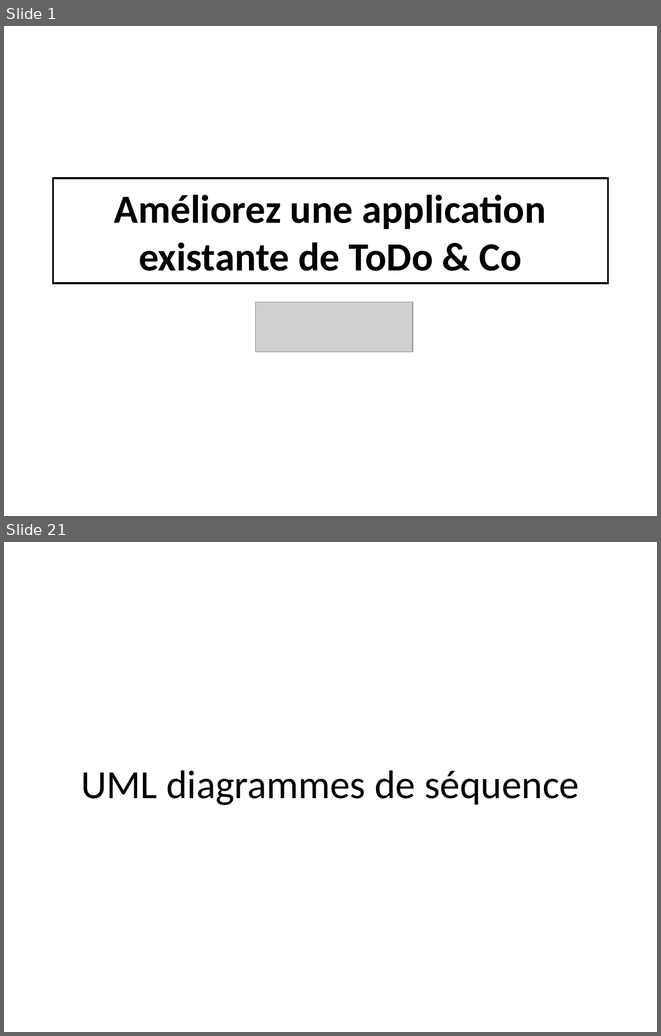
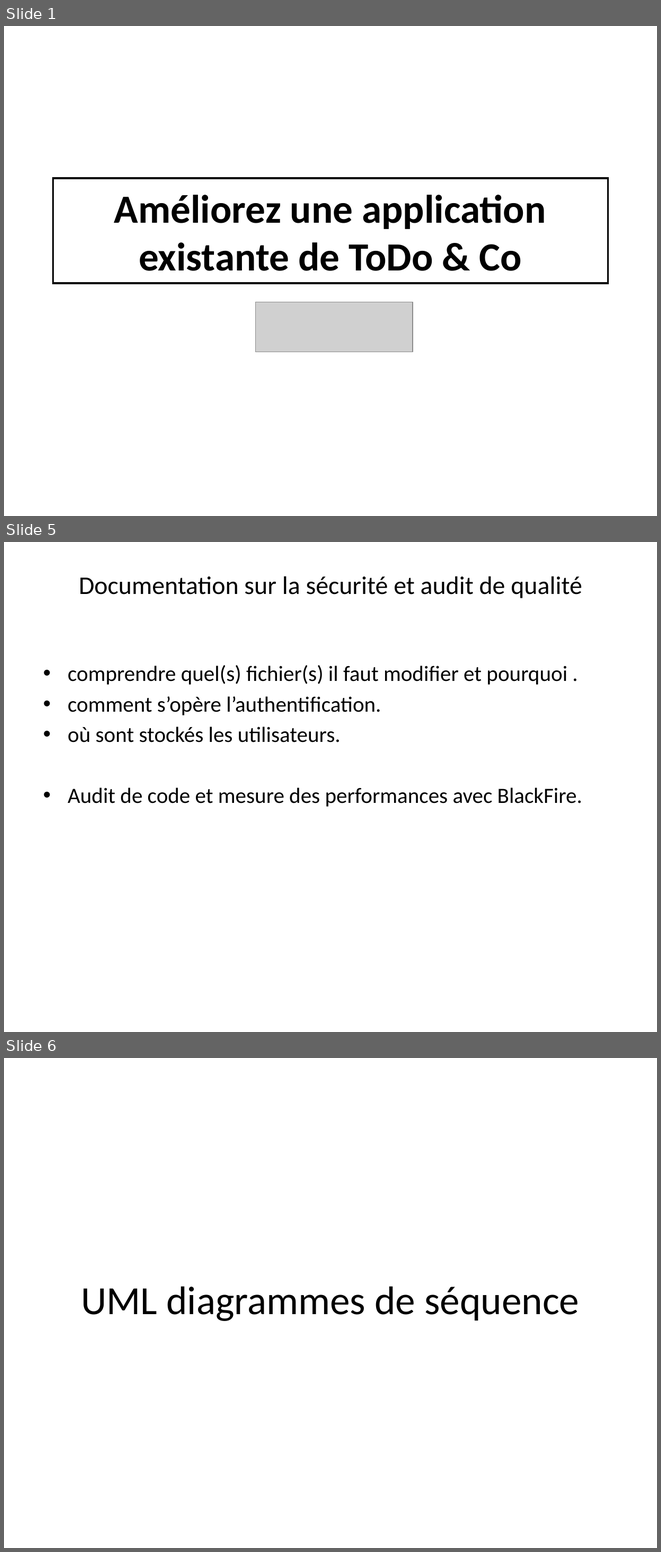
Before and after one commit to yohannzaoui/projet8_ToDo_and_Co, a slide deck: docs/ppt/ToDo&Co.pptx. Shown one above the other, each under a label of ours: slides 1 and 21 before the commit, slides 1, 5 and 6 after it; the slides between them are not shown. The pictures are 661x1036 and 661x1552 pixels, drawn with LibreOffice and Linux fonts; fonts in the diff are those of the drawing; grey boxes stand for pictures. Boxes give left, top, right and bottom in pixels: in the first picture for what was removed or moved away, otherwise in the second. Text is boxed around its words. In the diff, an @@ line names an element or a change of style, - is before the commit and + after.

```diff
--- a/docs/ppt/ToDo&Co.pptx
+++ b/docs/ppt/ToDo&Co.pptx
@@ slide 5 added at (x1=4, y1=542, x2=657, y2=1032), background #FFFFFF @@
@@ title added at (x1=79, y1=576, x2=582, y2=598), 28 pt, text #000000 @@
+Documentation sur la sécurité et audit de qualité
@@ text added at (x1=68, y1=665, x2=582, y2=806), 24 pt, text #000000 @@
+• comprendre quel(s) fichier(s) il faut modifier et pourquoi .
+• comment s’opère l’authentification.
+• où sont stockés les utilisateurs.
+• Audit de code et mesure des performances avec BlackFire.
@@ what was slide 21 is now slide 6 @@
```
Also in this commit, not shown: 2 slides changed, 11 other slides added, 27 slides removed, 3 other files.
